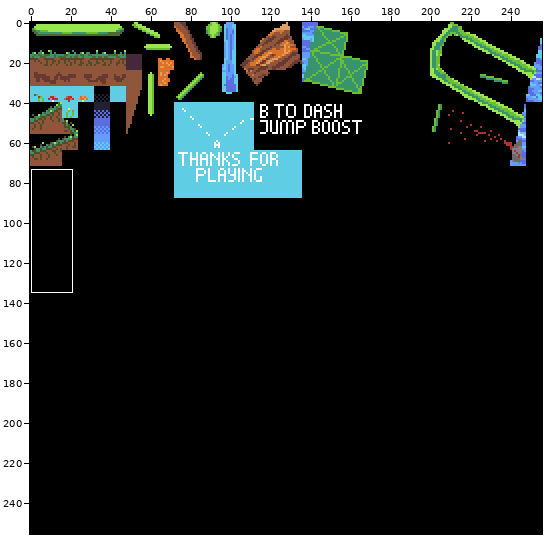
A sprite sheet gets an edit: built-to-scale/gfx/platforms.png. Above, an overview of the earlier version with the close-up marked.
Close-up. Old version:
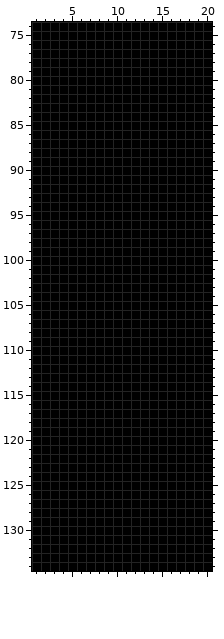
The file is 256x256 pixels. Shown: x 1..20, y 74..134.
After the commit:
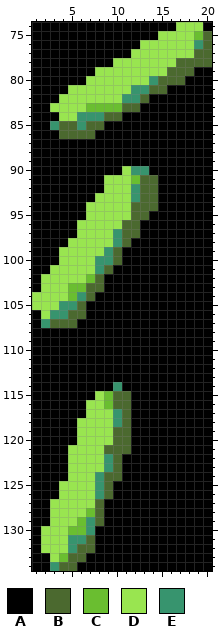
Palette (. is transparent): A #000000  B #4b692f  C #6abe30  D #99e550  E #37946e
Commit: Better platforms around red planet
Difference:
{"y":74,"x":17,"old":"AAA","new":"DDD"}
{"y":75,"x":15,"old":"AAAAAA","new":"DDDDCB"}
{"y":76,"x":13,"old":"AAAAAAAA","new":"DDDDDDEB"}
{"y":77,"x":12,"old":"AAAAAAAAA","new":"DDDDDDDBB"}
{"y":78,"x":10,"old":"AAAAAAAAAAA","new":"DDDDDDDBBBB"}
{"y":79,"x":8,"old":"AAAAAAAAAAA","new":"DDDDDDDDBBB"}
{"y":80,"x":7,"old":"AAAAAAAAAAA","new":"DDDDDDDEBBB"}
{"y":81,"x":5,"old":"AAAAAAAAAAA","new":"DDDDDDDEEBB"}
{"y":82,"x":4,"old":"AAAAAAAAAA","new":"DDDDDDDEEB"}
{"y":83,"x":3,"old":"AAAAAAAAAA","new":"DDDDCCCCBB"}
{"y":84,"x":4,"old":"AAAAAAA","new":"DDEEEBB"}
{"y":85,"x":3,"old":"AAAAAA","new":"EBBEBB"}
{"y":86,"x":4,"old":"AAAA","new":"BBBB"}
{"y":90,"x":11,"old":"AAA","new":"DEE"}
{"y":91,"x":9,"old":"AAAAAA","new":"DDDCBB"}
{"y":92,"x":9,"old":"AAAAAA","new":"DDDEBB"}
{"y":93,"x":8,"old":"AAAAAAA","new":"DDDDEBB"}
{"y":94,"x":7,"old":"AAAAAAAA","new":"DDDDDBBB"}
{"y":95,"x":7,"old":"AAAAAAA","new":"DDDDDBB"}
{"y":96,"x":6,"old":"AAAAAAA","new":"DDDDDBB"}
{"y":97,"x":6,"old":"AAAAAAA","new":"DDDDEBB"}
{"y":98,"x":5,"old":"AAAAAAA","new":"DDDDDEB"}
{"y":99,"x":4,"old":"AAAAAAA","new":"DDDDDEB"}
{"y":100,"x":4,"old":"AAAAAAA","new":"DDDDEEB"}
{"y":101,"x":3,"old":"AAAAAAA","new":"DDDDDEB"}
{"y":102,"x":2,"old":"AAAAAAA","new":"DDDDDCB"}
{"y":103,"x":2,"old":"AAAAAAA","new":"DDDCCBB"}
{"y":104,"x":1,"old":"AAAAAAA","new":"DDDDCEB"}
{"y":105,"x":1,"old":"AAAAAA","new":"DDDEEB"}
{"y":106,"x":2,"old":"AAAAA","new":"DEEBB"}
{"y":107,"x":2,"old":"AAAA","new":"EBBB"}
{"y":114,"x":10,"old":"A","new":"E"}
{"y":115,"x":8,"old":"AAAA","new":"DCBB"}
{"y":116,"x":7,"old":"AAAAA","new":"DDCBB"}
{"y":117,"x":7,"old":"AAAAA","new":"DDDEB"}
{"y":118,"x":6,"old":"AAAAAA","new":"DDDDEB"}
{"y":119,"x":6,"old":"AAAAAA","new":"DDDDBB"}
{"y":120,"x":6,"old":"AAAAAA","new":"DDDDBB"}
{"y":121,"x":5,"old":"AAAAAAA","new":"DDDDBBB"}
{"y":122,"x":5,"old":"AAAAAA","new":"DDDDEB"}
{"y":123,"x":5,"old":"AAAAAA","new":"DDDDEB"}
{"y":124,"x":5,"old":"AAAAAA","new":"DDDEBB"}
{"y":125,"x":4,"old":"AAAAAA","new":"DDDDEB"}
{"y":126,"x":4,"old":"AAAAAA","new":"DDDDEB"}
{"y":127,"x":3,"old":"AAAAAA","new":"DDDDDB"}
{"y":128,"x":3,"old":"AAAAAA","new":"DDDDCB"}
{"y":129,"x":3,"old":"AAAAAA","new":"DDDCEB"}
{"y":130,"x":2,"old":"AAAAAA","new":"DDDCCE"}
{"y":131,"x":2,"old":"AAAAAA","new":"DDDEEB"}
{"y":132,"x":2,"old":"AAAAAA","new":"DDDEBB"}
{"y":133,"x":3,"old":"AAAA","new":"DCBB"}
{"y":134,"x":3,"old":"AAA","new":"EBB"}
{"label":"changed","picture_box":[32,22,212,328]}
{"label":"changed","picture_box":[41,382,131,571]}
